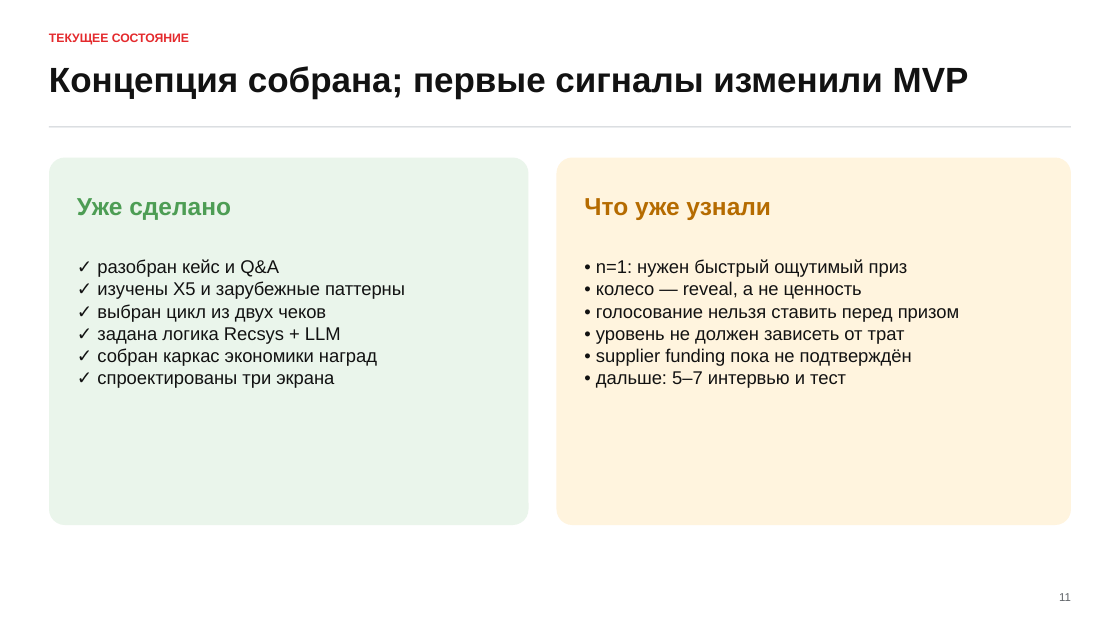
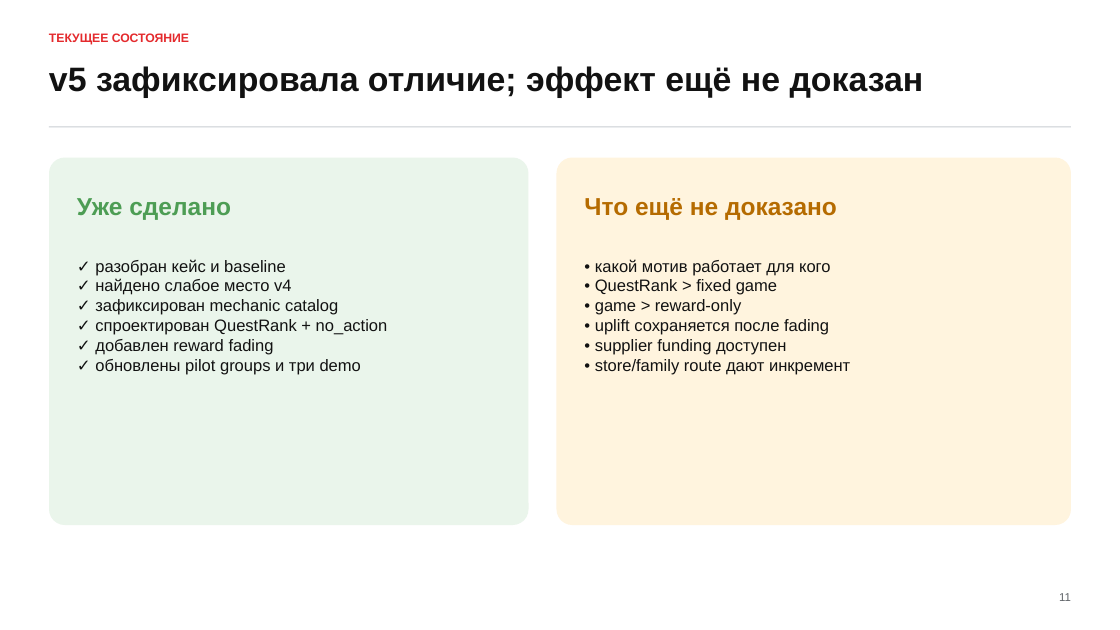
Before and after one commit to m4themagics/x5-loyalty-system, a slide deck: slide 11 of docs/project/deck.pptx. Drawn at 1120x630 pixels with LibreOffice and Linux fonts; fonts in the diff are those of the drawing. Boxes give left, top, right and bottom in pixels: in the first picture for what was removed or moved away, otherwise in the second. Text is boxed around its words. In the diff, an @@ line names an element or a change of style, - is before the commit and + after.

```diff
--- a/docs/project/deck.pptx
+++ b/docs/project/deck.pptx
@@ text at <box>49,66,924,98</box>: text changed; size 30 to 29 pt @@
-Концепция собрана; первые сигналы изменили MVP
+v5 зафиксировала отличие; эффект ещё не доказан
@@ text at <box>584,198,837,220</box>: text changed @@
-Что уже узнали
+Что ещё не доказано
@@ text at <box>95,259,388,374</box>: text changed; size 15.8 to 14.2 pt @@
-✓ разобран кейс и Q&A
-✓ изучены X5 и зарубежные паттерны
-✓ выбран цикл из двух чеков
-✓ задана логика Recsys + LLM
-✓ собран каркас экономики наград
-✓ спроектированы три экрана
+✓ разобран кейс и baseline
+✓ найдено слабое место v4
+✓ зафиксирован mechanic catalog
+✓ спроектирован QuestRank + no_action
+✓ добавлен reward fading
+✓ обновлены pilot groups и три demo
@@ text at <box>595,259,850,374</box>: text changed; size 15.8 to 14.2 pt @@
-• n=1: нужен быстрый ощутимый приз
-• колесо — reveal, а не ценность
-• голосование нельзя ставить перед призом
-• уровень не должен зависеть от трат
-• supplier funding пока не подтверждён
-• дальше: 5–7 интервью и тест
+• какой мотив работает для кого
+• QuestRank > fixed game
+• game > reward-only
+• uplift сохраняется после fading
+• supplier funding доступен
+• store/family route дают инкремент
```
Also in this commit, not shown: 11 other slides changed, 3 slides added, 3 slides removed, 3 other files.
